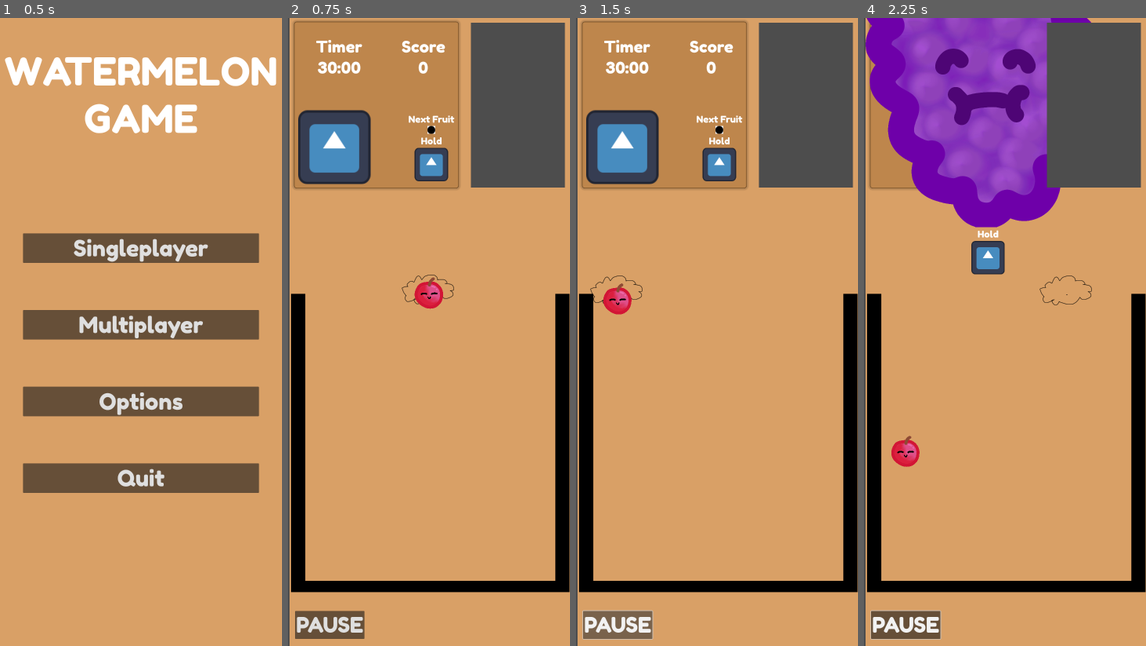
Above: before the commit, frames 1-4 (left to right).
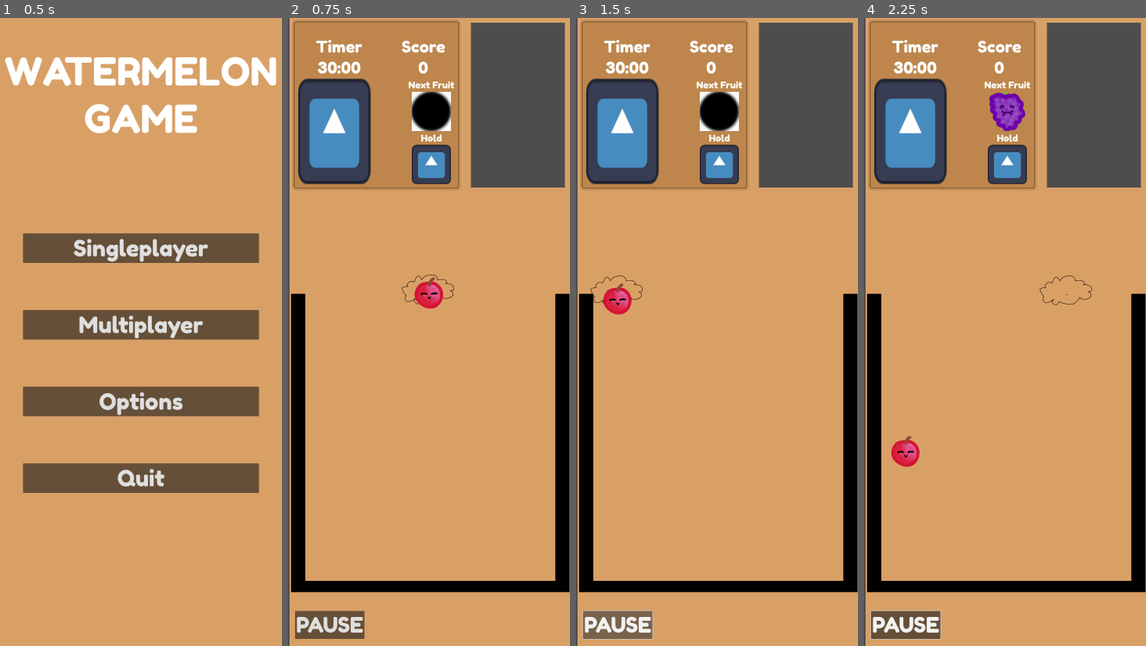
Above: after the commit, the same moments.

Repository: kinghos/WatermelonGame
Game: Godot game, scene res://Scenes/menus/main_menu.tscn
Two runs of this game, one before a commit and one after it. Both use one fixed random seed, a clock stepped at 60 frames per second and the inputs below. The engine's default icon, where the game draws it, is replaced by a stand-in: a white triangle on a blue panel in a dark square.
Inputs (mouse positions are in pixels of both pictures, inside the frame that each line leads up to):
- Up to frame 1 (0.5 s): no input
- Up to frame 2 (0.75 s): click "Singleplayer" at 0.5 s
- Up to frame 3 (1.5 s): click "PAUSE" at 1.25 s
- Up to frame 4 (2.25 s): move the mouse to (1067, 300) at 2.02 s; click (1067, 300) at 2.1 s

Frame 1 is identical in both runs. In frame 2, 3.7% of the frame differs, in the area x 3-60%, y 9-27%; in frame 3, 3.7%; in frame 4, 20%, in the area x 0-81%, y 0-41%.

Commit message:
functional next fruit display (no credit frank ma)

Diff:
--- a/Scenes/menus/game_ui.tscn
+++ b/Scenes/menus/game_ui.tscn
@@ -128,10 +128,12 @@
 horizontal_alignment = 1
 
 [node name="TextureRect" type="TextureRect" parent="Background/InfoPanel/Info/BottomBox/VBoxContainer/NextFruitBox"]
+custom_minimum_size = Vector2(150, 150)
 layout_mode = 2
 size_flags_horizontal = 4
 texture = ExtResource("2_1u3kg")
-stretch_mode = 3
+expand_mode = 1
+stretch_mode = 4
 
 [node name="HeldFruitBox" type="VBoxContainer" parent="Background/InfoPanel/Info/BottomBox/VBoxContainer"]
 layout_mode = 2
@@ -143,10 +145,12 @@
 horizontal_alignment = 1
 
 [node name="TextureRect" type="TextureRect" parent="Background/InfoPanel/Info/BottomBox/VBoxContainer/HeldFruitBox"]
+custom_minimum_size = Vector2(150, 150)
 layout_mode = 2
 size_flags_horizontal = 4
 texture = ExtResource("2_1u3kg")
-stretch_mode = 3
+expand_mode = 1
+stretch_mode = 5
 
 [node name="SubViewportContainer" type="SubViewportContainer" parent="Background"]
 layout_mode = 0
